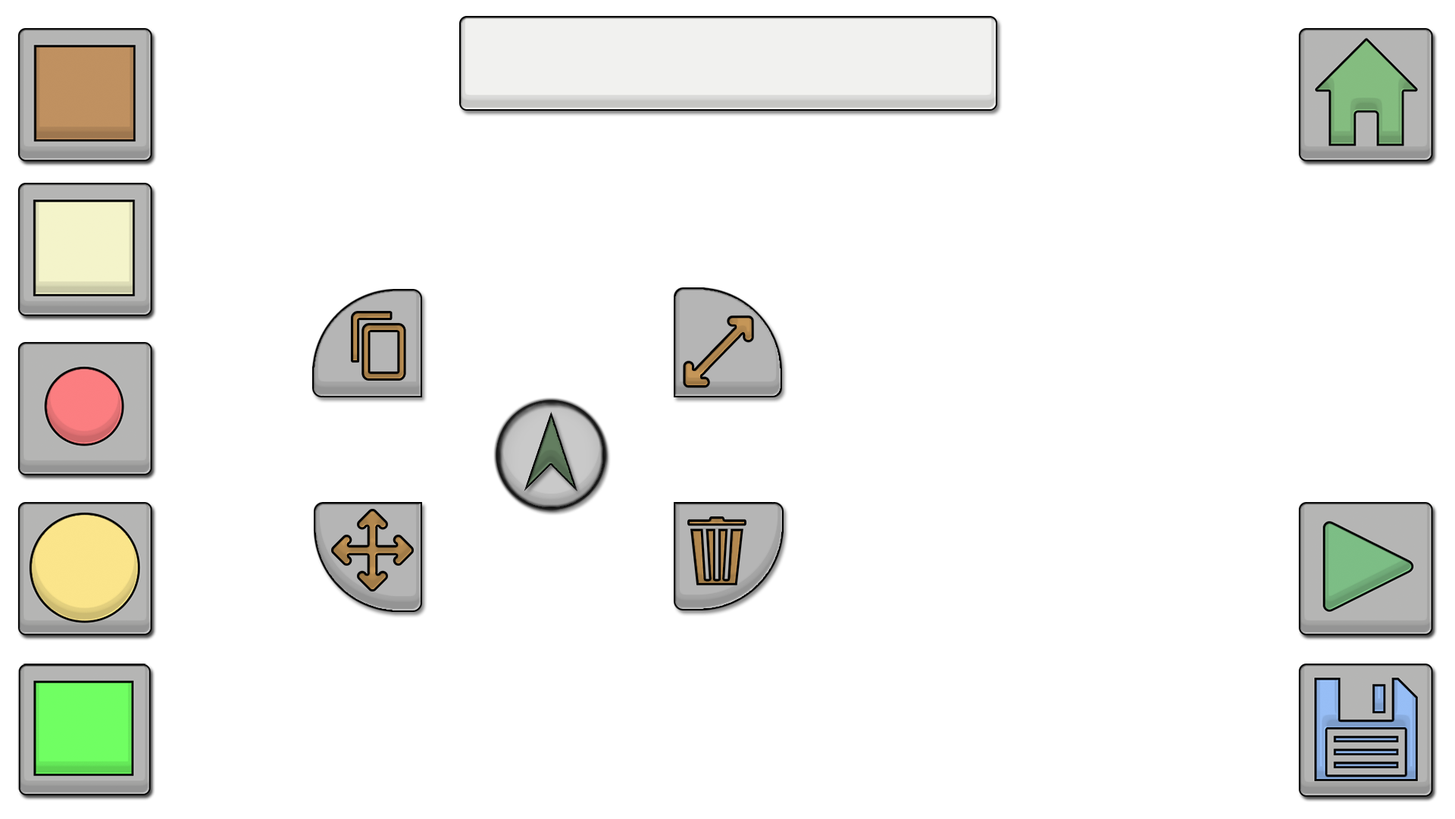
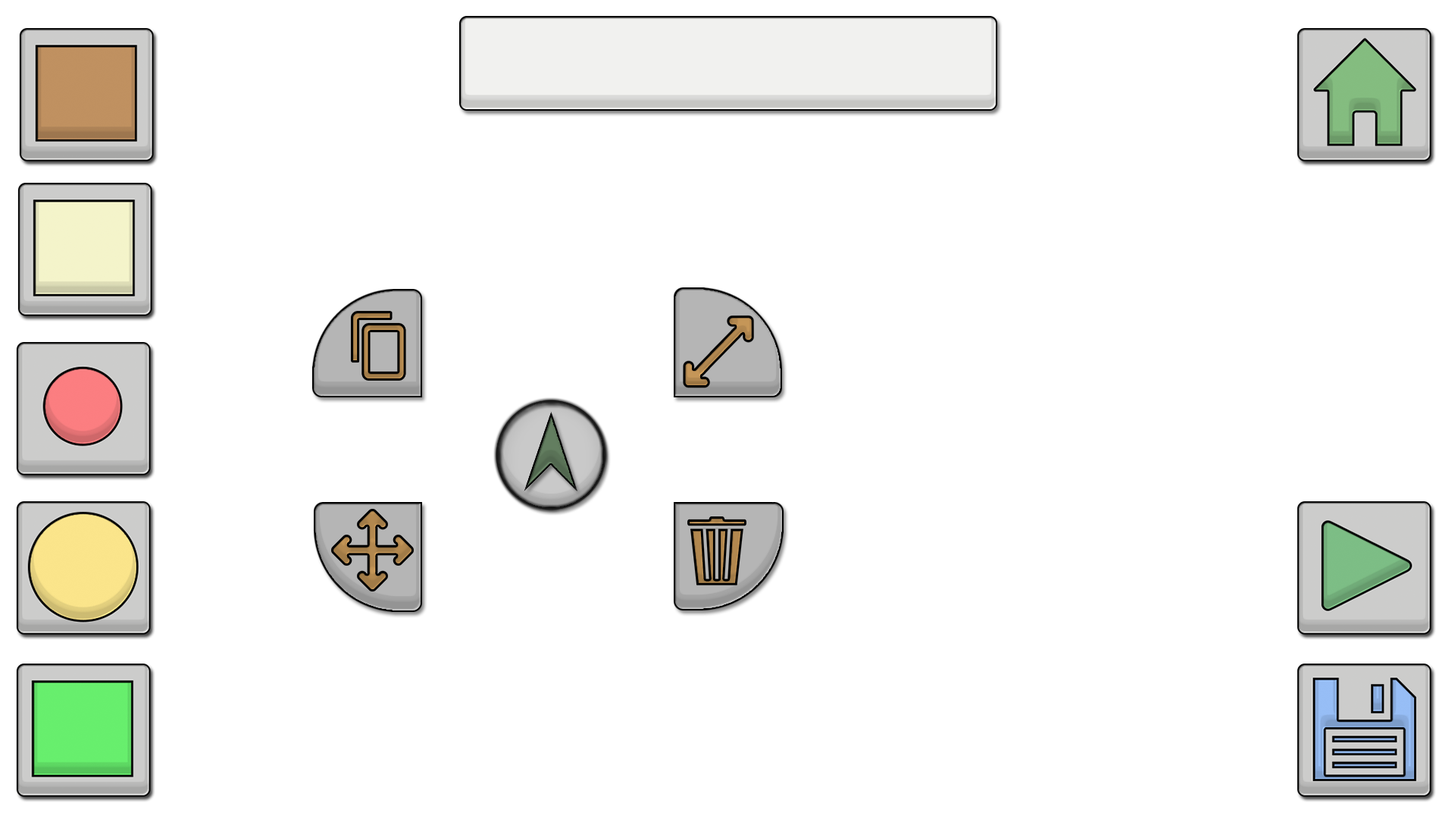
Layered file, before and after one edit (1455 × 819). Changes by layer:
moved "Save" above "Play", painted on it over <box>1296,663,1438,802</box>
moved "Play" above "Home", painted on it over <box>1296,501,1438,641</box>
moved "Home" above "Wall", painted on it over <box>1296,28,1438,167</box>
painted on "Wall" over <box>18,184,151,315</box>
moved "Hook" above "Spikewall", painted on it over <box>15,341,157,481</box>
painted on "Spikewall" over <box>17,28,159,167</box>
painted on "Spawner" over <box>15,501,157,641</box>
moved "Goal" below "Spawner", painted on it over <box>15,663,156,802</box>
